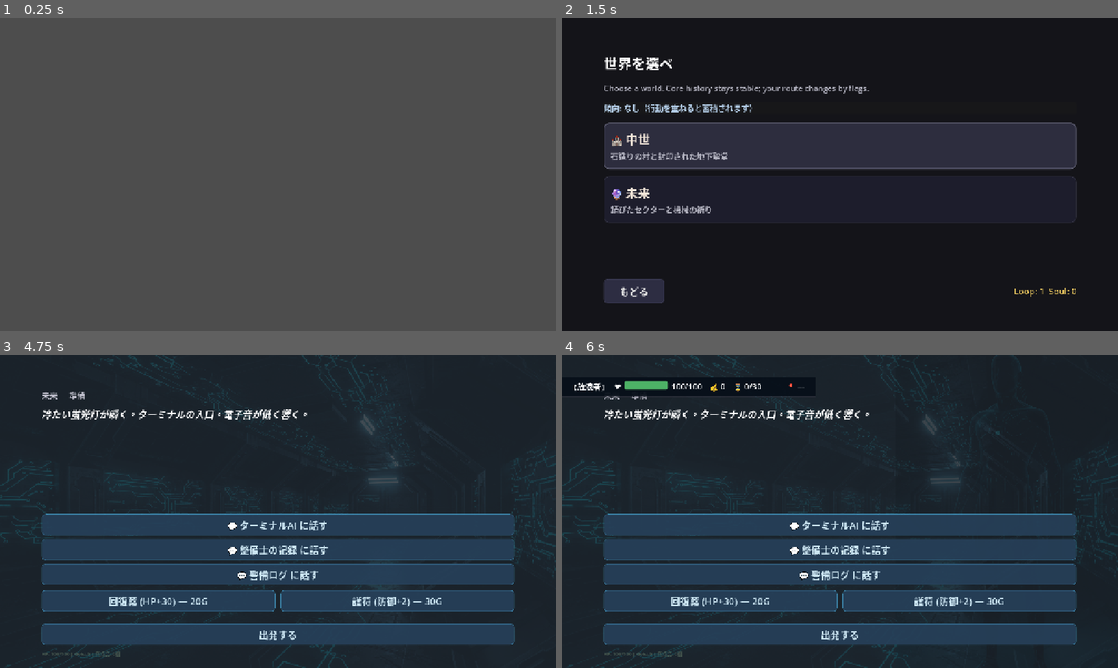
Above: before the commit, frames 1-4 (two rows, left to right).
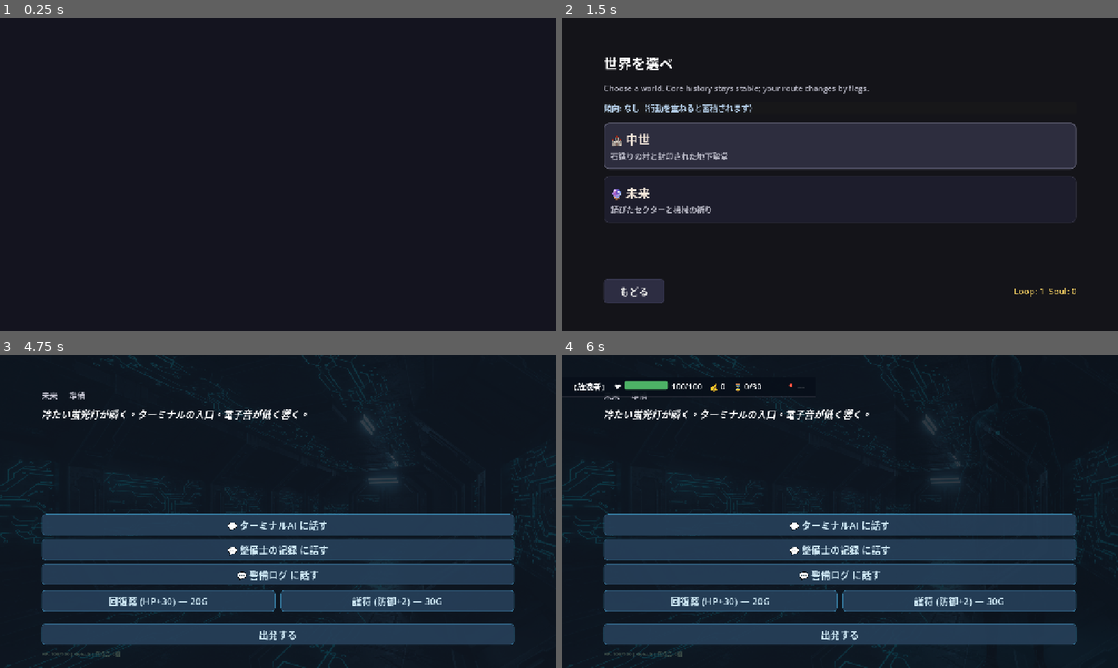
Above: after the commit, the same moments.

Repository: yozzzo/residue
Game: Godot game, scene res://scenes/Main.tscn
Two runs of this game, one before a commit and one after it. Both use one fixed random seed, a clock stepped at 60 frames per second and the inputs below.
Inputs (mouse positions are in pixels of both pictures, inside the frame that each line leads up to):
- Up to frame 1 (0.25 s): no input
- Up to frame 2 (1.5 s): click "はじめる" at 0.5 s; click (840, 146) at 1.27 s
- Up to frame 3 (4.75 s): click "✓ 選択中" at 2 s; click "もどる" at 2.75 s; click (278, 536) at 3.52 s; click "決定" at 4.25 s
- Up to frame 4 (6 s): click "💬 ターミナルAI に話す" at 5 s; click "もどる" at 5.75 s

The runs differ from the first frame. In frame 1, 100% of the frame differs, in the area x 0-100%, y 0-100%; in frame 2, nothing differs; in frame 3, less than 0.1%; in frame 4, less than 0.1%.

Commit message:
Build 21: Fix startup crash
- AssetManager: reduce HTTP timeout from 30s to 5s
- Main.gd: add 5s timeout for asset update, fallback to local assets
- Main.gd: set clear color early to avoid black screen
- Main.gd: prevent double-callback with _asset_update_done guard
- export_presets.cfg: exclude backend/*, build/* from export
- Add .gdignore files to backend/ and build/ directories
- Bump version to 21

Diff:
--- a/scripts/AssetManager.gd
+++ b/scripts/AssetManager.gd
@@ -28,7 +28,7 @@
 	_ensure_cache_dirs()
 	_load_local_manifest()
 	_http_request = HTTPRequest.new()
-	_http_request.timeout = 30
+	_http_request.timeout = 5
 	add_child(_http_request)
 
 
--- a/scripts/Main.gd
+++ b/scripts/Main.gd
@@ -22,9 +22,13 @@
 
 var _update_label: Label = null
 var _update_progress_bar: ProgressBar = null
+var _asset_update_timeout_timer: Timer = null
+var _asset_update_done: bool = false
 
 
 func _ready() -> void:
+	# Set background color immediately to avoid black screen
+	RenderingServer.set_default_clear_color(Color(0.08, 0.08, 0.12, 1.0))
 	_setup_transition_layer()
 	_setup_status_bar()
 	_check_asset_updates()
@@ -70,13 +74,37 @@
 	vbox.add_child(_update_progress_bar)
 
 	AssetManager.update_progress.connect(_on_asset_update_progress)
+
+	# Timeout: if asset update takes >5s, proceed with local assets
+	_asset_update_timeout_timer = Timer.new()
+	_asset_update_timeout_timer.wait_time = 5.0
+	_asset_update_timeout_timer.one_shot = true
+	_asset_update_timeout_timer.timeout.connect(func() -> void:
+		if not _asset_update_done:
+			push_warning("Main: Asset update timed out, proceeding with local assets")
+			_on_asset_update_finished(update_panel)
+	)
+	add_child(_asset_update_timeout_timer)
+	_asset_update_timeout_timer.start()
+
 	AssetManager.check_and_update_assets(func() -> void:
-		# Remove update panel and show title
+		_on_asset_update_finished(update_panel)
+	)
+
+
+func _on_asset_update_finished(update_panel: ColorRect) -> void:
+	if _asset_update_done:
+		return
+	_asset_update_done = true
+	if _asset_update_timeout_timer != null:
+		_asset_update_timeout_timer.stop()
+		_asset_update_timeout_timer.queue_free()
+		_asset_update_timeout_timer = null
+	if is_instance_valid(update_panel):
 		update_panel.queue_free()
-		_update_label = null
-		_update_progress_bar = null
-		_show_title()
-	)
+	_update_label = null
+	_update_progress_bar = null
+	_show_title()
 
 
 func _on_asset_update_progress(current: int, total: int) -> void:
Not shown, added: backend/.gdignore
Not shown, added: backend/api/.gdignore
Not shown, changed: export_presets.cfg
